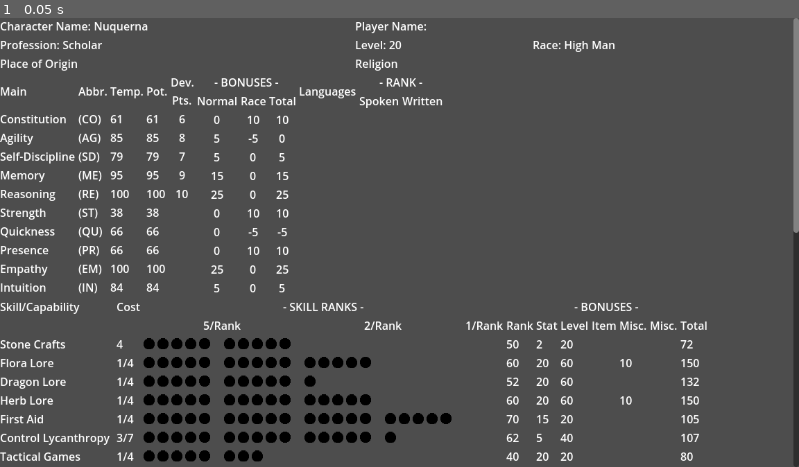
Above: before the commit, frame 1.
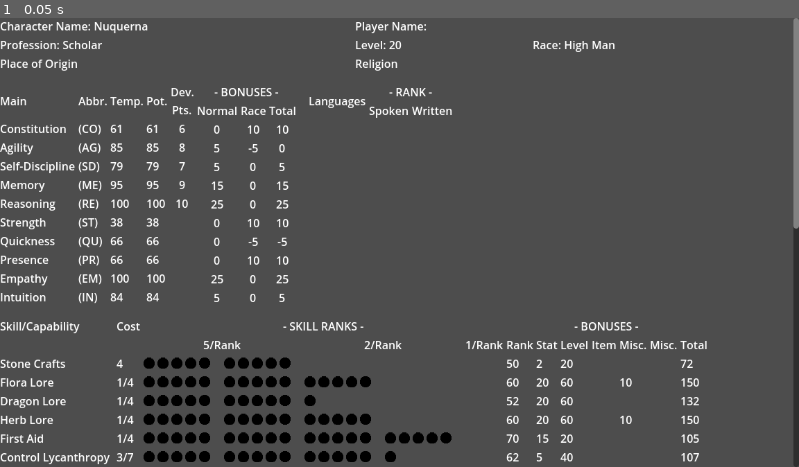
Above: after the commit, the same moment.

Repository: the-alex-g/RMCalculator
Game: Godot game, scene res://output/print.tscn
Same seed, same stepped clock (60 frames per second), same inputs: the game is played once before the commit and once after it. This scene is started directly instead of the project's main scene.
Inputs:
- Up to frame 1 (0.05 s): no input

The runs differ from the first frame. In frame 1, 9.5% of the frame differs, in the area x 0-100%, y 13-100%.

Commit message:
Add spacers

Diff:
--- a/project/output/print.tscn
+++ b/project/output/print.tscn
@@ -57,6 +57,10 @@
 size_flags_horizontal = 3
 text = "Religion"
 
+[node name="Control2" type="Control" parent="VBoxContainer"]
+custom_minimum_size = Vector2(0, 10)
+layout_mode = 2
+
 [node name="HBoxContainer" type="HBoxContainer" parent="VBoxContainer"]
 layout_mode = 2
 
@@ -95,6 +99,10 @@
 title = "BONUSES"
 sections = Array[String](["Normal", "Race", "Total"])
 
+[node name="Control3" type="Control" parent="VBoxContainer/HBoxContainer"]
+custom_minimum_size = Vector2(10, 0)
+layout_mode = 2
+
 [node name="Languages" type="GridContainer" parent="VBoxContainer/HBoxContainer"]
 layout_mode = 2
 columns = 2
@@ -108,6 +116,10 @@
 script = ExtResource("1_5gs3u")
 title = "RANK"
 sections = Array[String](["Spoken", "Written"])
+
+[node name="Control" type="Control" parent="VBoxContainer"]
+custom_minimum_size = Vector2(0, 10)
+layout_mode = 2
 
 [node name="HBoxContainer2" type="HBoxContainer" parent="VBoxContainer"]
 layout_mode = 2
